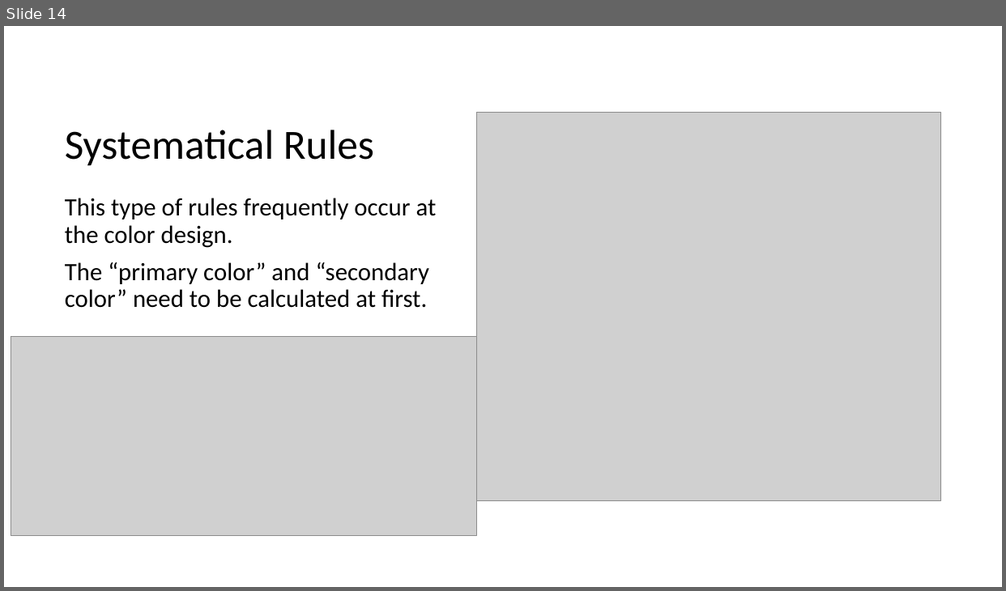
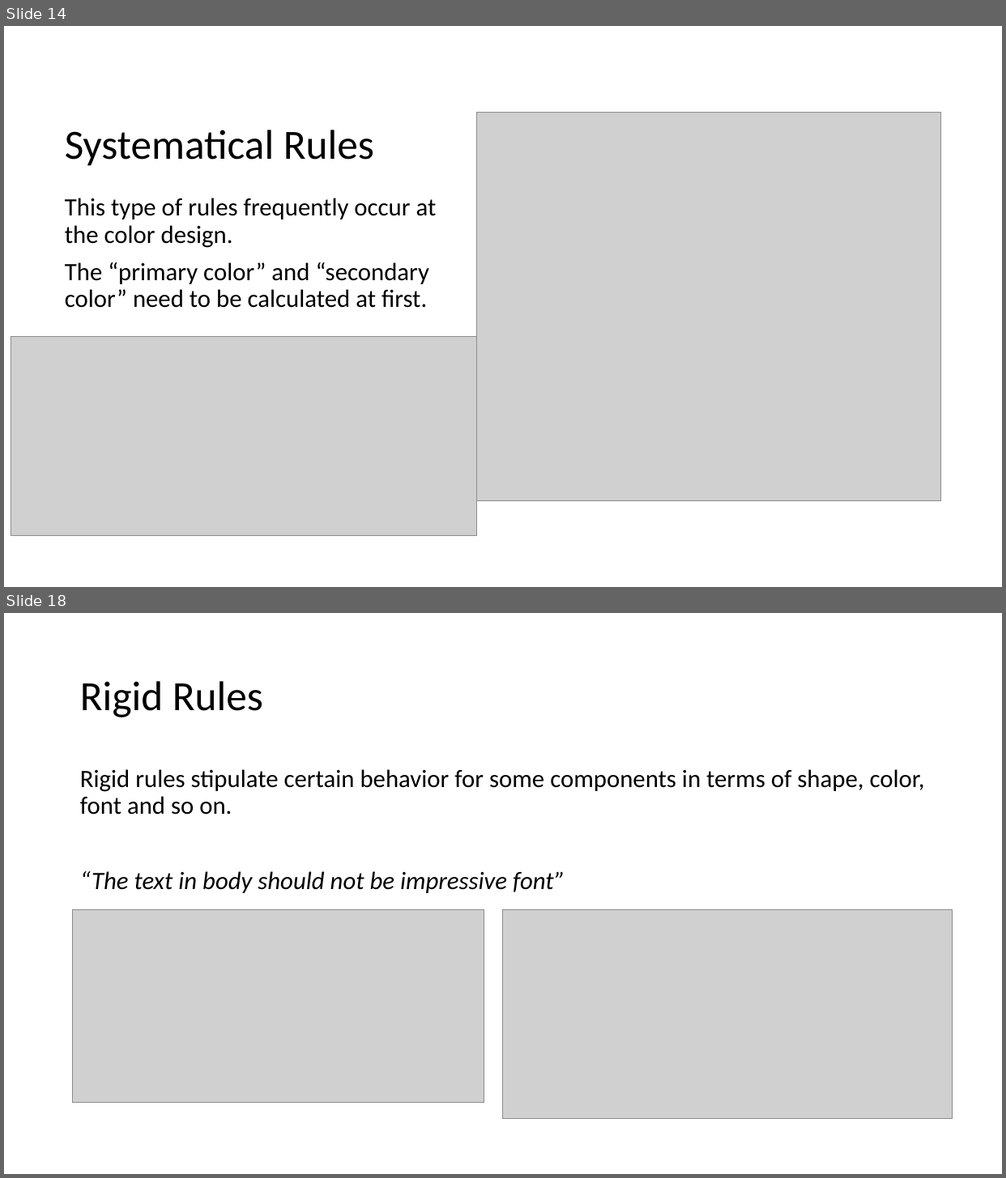
Before and after one commit to MulongXie/AppRuleCheck-Android, a slide deck: doc/week2.pptx. Shown one above the other, each under a label of ours: slide 14 before the commit, slides 14 and 18 after it; the slides between them are not shown. The pictures are 1006x591 and 1006x1178 pixels, drawn with LibreOffice and Linux fonts; fonts in the diff are those of the drawing; grey boxes stand for pictures. Boxes give left, top, right and bottom in pixels: in the first picture for what was removed or moved away, otherwise in the second. Text is boxed around its words. In the diff, an @@ line names an element or a change of style, - is before the commit and + after.

```diff
--- a/doc/week2.pptx
+++ b/doc/week2.pptx
@@ slide 18 added at box(4, 613, 1002, 1174), background #FFFFFF @@
@@ title added at box(80, 681, 263, 717), 40 pt, text #000000 @@
+Rigid Rules
@@ text added at box(80, 769, 925, 893), 24 pt, text #000000 @@
+Rigid rules stipulate certain behavior for some components in terms of shape, color, font and so on.
+“The text in body should not be impressive font”
@@ picture added at box(73, 909, 484, 1102) @@
@@ picture added at box(503, 909, 953, 1118) @@
```
Also in this commit, not shown: 5 slides changed, 3 other slides added, 1 other file.
